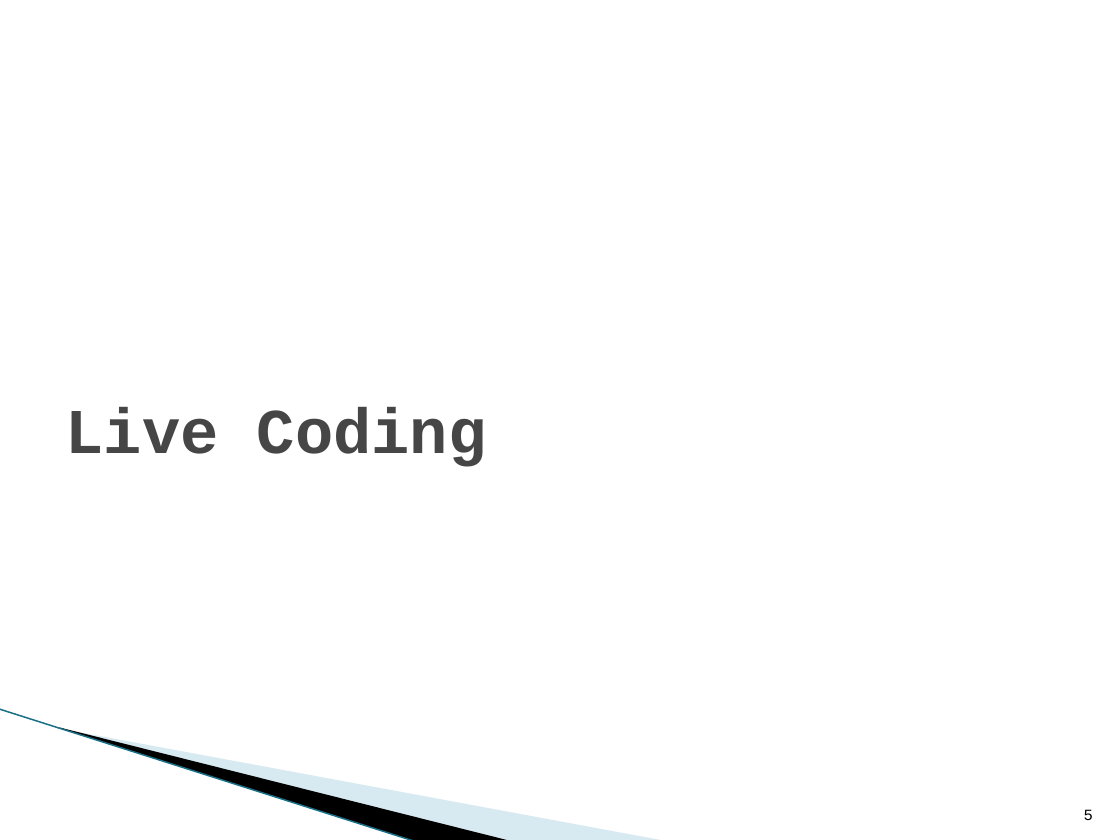
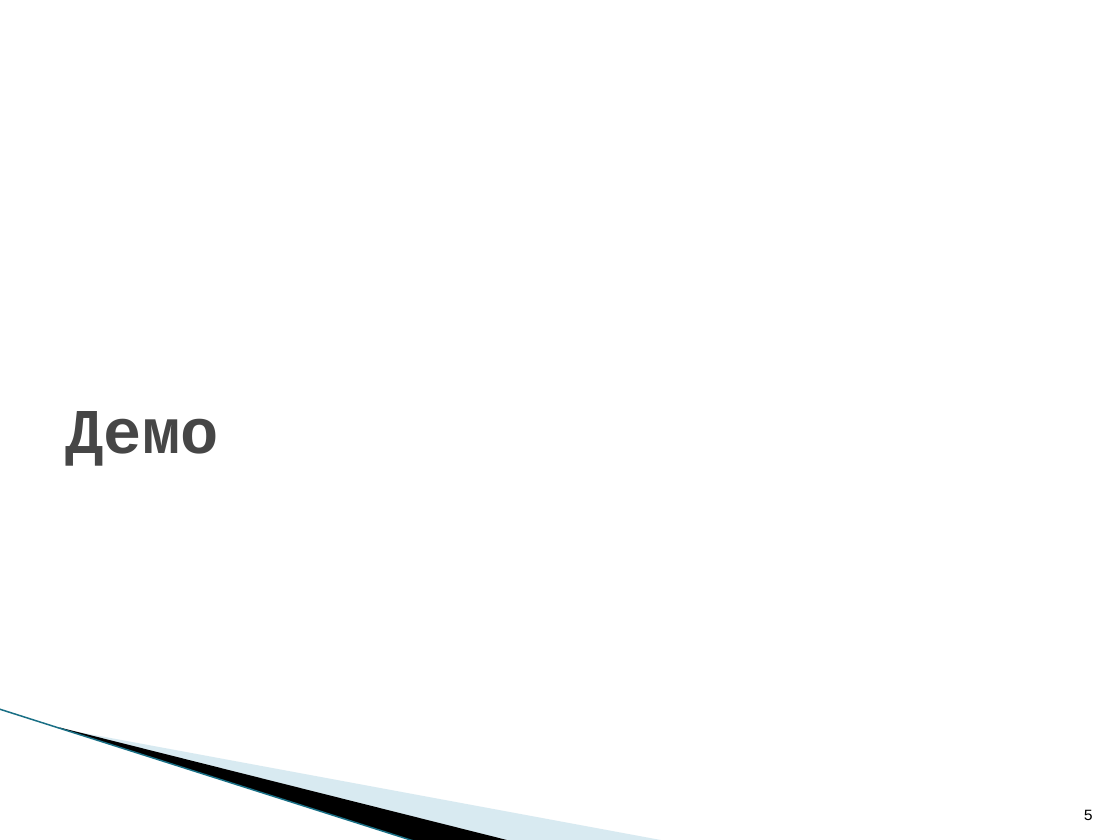
Before and after one commit to lubushyn/mddayua2012, a slide deck: slide 5 of Presentation/WP7_UnitTesting_Tips_And_Tricks.pptx. Drawn at 1120x840 pixels with LibreOffice and Linux fonts; fonts in the diff are those of the drawing; background and template pictures are left out. Boxes give left, top, right and bottom in pixels: in the first picture for what was removed or moved away, otherwise in the second. Text is boxed around its words. In the diff, an @@ line names an element or a change of style, - is before the commit and + after.

```diff
--- a/Presentation/WP7_UnitTesting_Tips_And_Tricks.pptx
+++ b/Presentation/WP7_UnitTesting_Tips_And_Tricks.pptx
@@ title at bbox=[66, 411, 219, 466]: text changed @@
-Live Coding
+Демо
```
Also in this commit, not shown: 6 other slides changed, 2 slides added, 2 slides removed.
